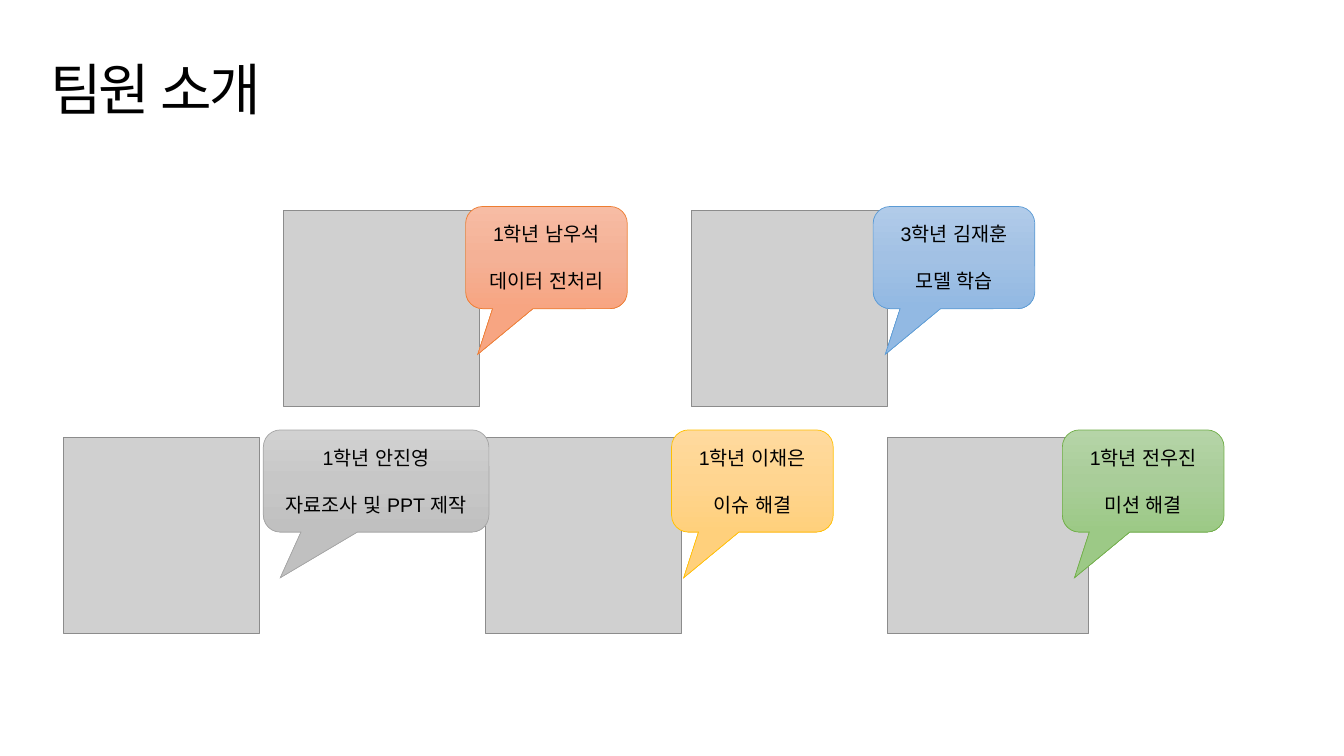
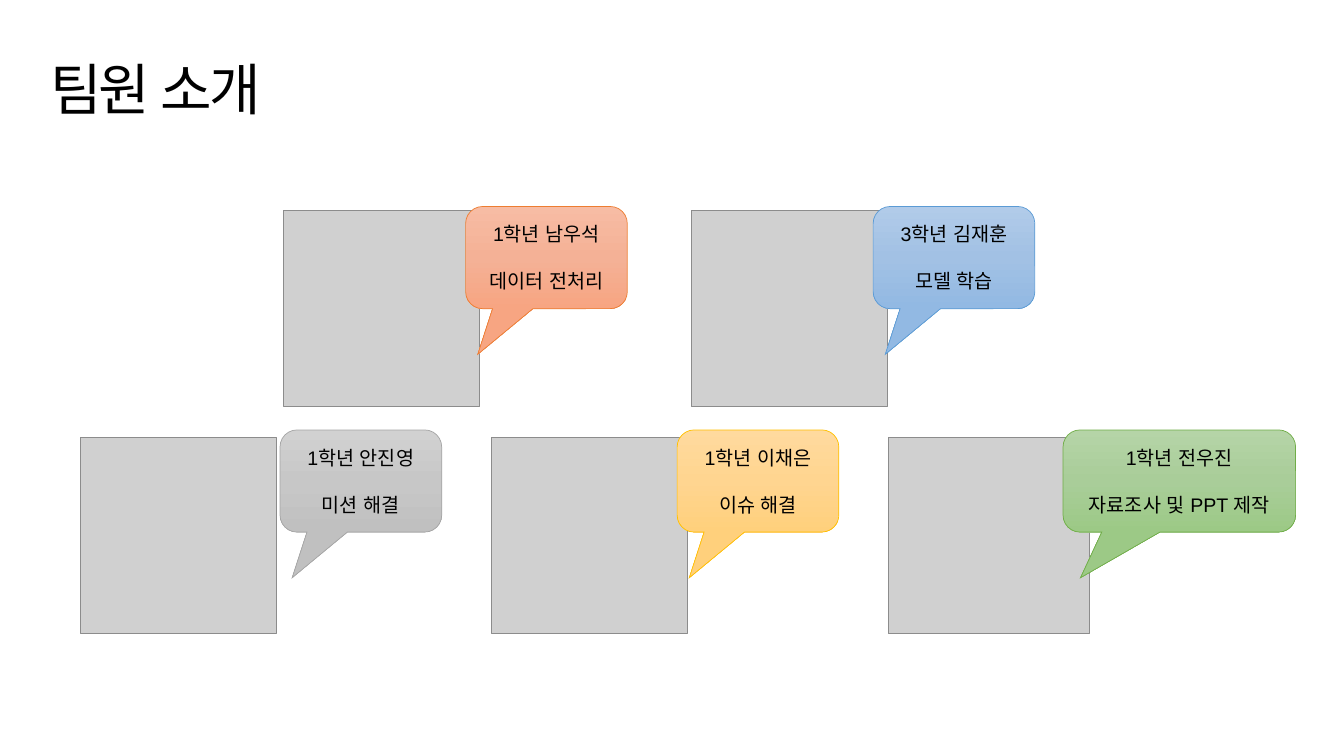
Before and after one commit to suk-6/22-dcc, a slide deck: slide 2 of 춘식이 발표자료.pptx. Drawn at 1344x756 pixels with LibreOffice and Linux fonts; fonts in the diff are those of the drawing; grey boxes stand for pictures; background and template pictures are left out. Boxes give left, top, right and bottom in pixels: in the first picture for what was removed or moved away, otherwise in the second. Text is boxed around its words. In the diff, an @@ line names an element or a change of style, - is before the commit and + after.

Commit message:
Update PPT

```diff
--- a/춘식이 발표자료.pptx
+++ b/춘식이 발표자료.pptx
@@ picture: place and size @@
-picture at [64, 438, 259, 633]
+picture at [81, 438, 276, 633]
@@ rounded speech box "1학년 안진영": place and size @@
-rounded speech box "1학년 안진영" at [263, 430, 489, 531]
+rounded speech box "1학년 안진영" at [280, 430, 442, 531]
@@ picture: place and size @@
-picture at [486, 438, 682, 633]
+picture at [491, 438, 687, 633]
@@ rounded speech box "1학년 이채은": place and size @@
-rounded speech box "1학년 이채은" at [671, 430, 833, 531]
+rounded speech box "1학년 이채은" at [678, 430, 839, 531]
@@ rounded speech box "1학년 전우진": place and size @@
-rounded speech box "1학년 전우진" at [1063, 430, 1224, 531]
+rounded speech box "1학년 전우진" at [1064, 430, 1297, 531]
@@ text in rounded speech box at [322, 496, 400, 514]: text changed @@
-자료조사 및 PPT 제작
+미션 해결
@@ text in rounded speech box at [1089, 495, 1270, 514]: text changed @@
-미션 해결
+자료조사 및 PPT 제작
```
